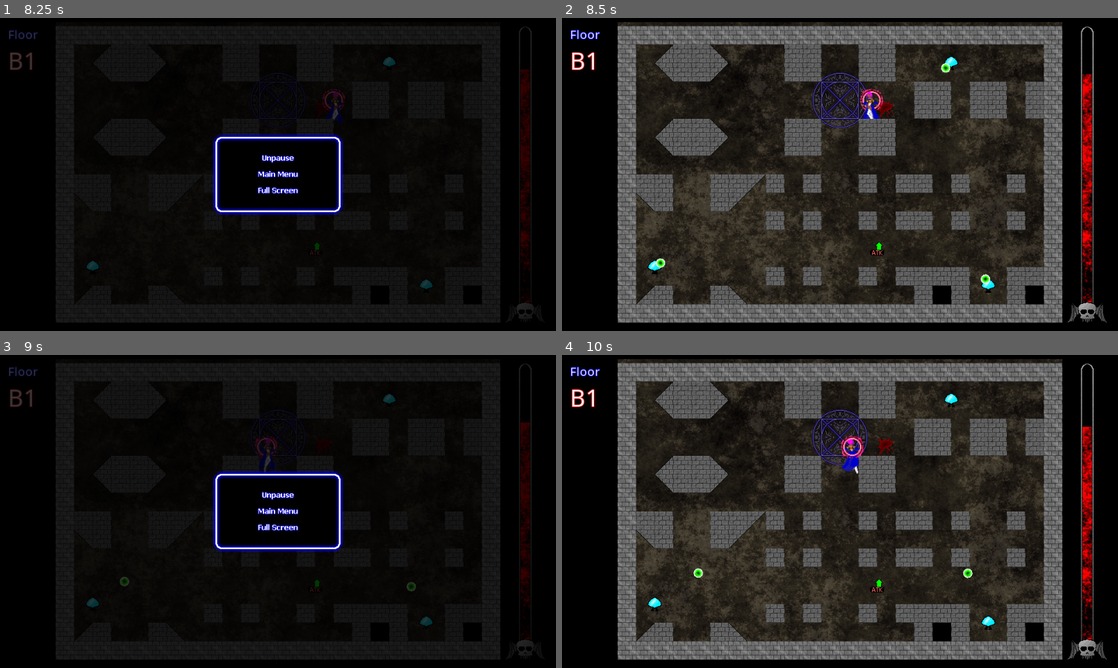
Above: before the commit, frames 1-4 (two rows, left to right).
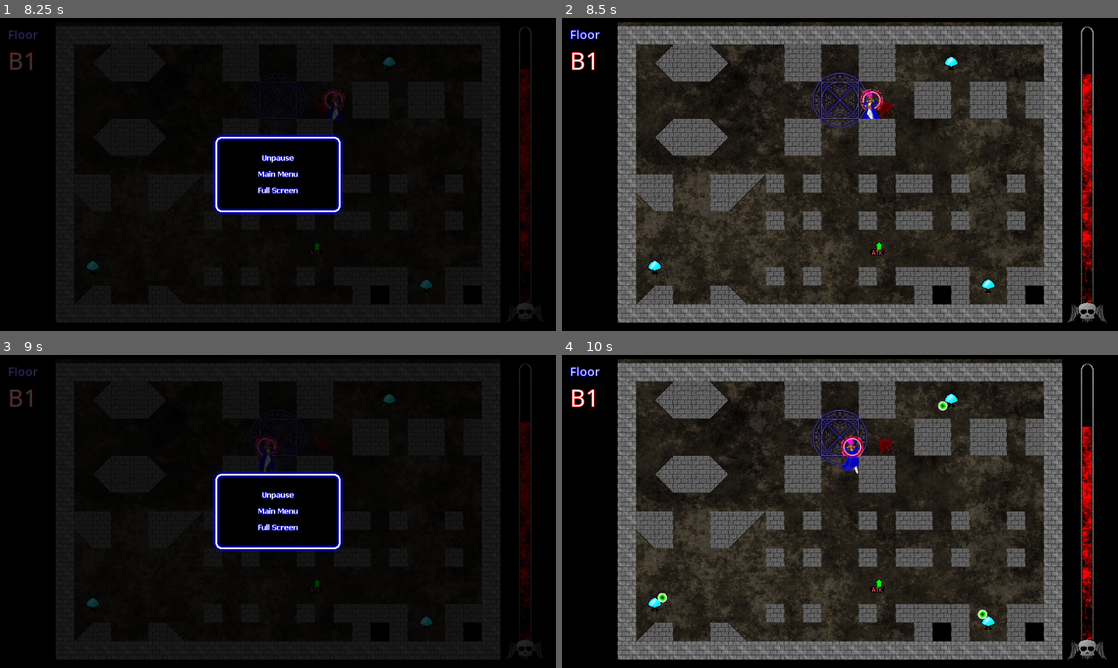
Above: after the commit, the same moments.

Repository: alpacanumerals/LD51
Game: Godot game, scene res://Title.tscn
Same seed, same stepped clock (60 frames per second), same inputs: the game is played once before the commit and once after it.
Inputs (mouse positions are in pixels of both pictures, inside the frame that each line leads up to):
- Up to frame 1 (8.25 s): click (239, 152) at 0.5 s; tap Enter at 1.25, 7.25 s; move the mouse to (400, 158) at 1.27 s; hold Right (ui_right) 1.28-2 s; tap P at 1.35, 4.35, 5.1, 5.85, 7.35, 8.1 s; click (400, 158) at 1.42 s; click (278, 190) at 2 s; click (278, 174) at 2.75 s; click (239, 152) at 3.5 s; move the mouse to (166, 190) at 4.27 s; hold Down (ui_down) 4.28-5.03 s; tap Space at 5, 8 s; move the mouse to (333, 105) at 5.02 s; hold Right (ui_right) 5.03-5.78 s; move the mouse to (250, 237) at 5.77 s; hold Up (ui_up) 5.78-6.5 s; click (250, 237) at 5.92 s; click (278, 158) at 6.5 s; move the mouse to (444, 221) at 7.27 s; hold Left (ui_left) from 7.28 s (still down); move the mouse to (111, 127) at 8.02 s
- Up to frame 2 (8.5 s): keep holding Left (ui_left)
- Up to frame 3 (9 s): move the mouse to (305, 511) at 8.77 s; release Left (ui_left) at 8.78 s; hold Down (ui_down) from 8.78 s (still down); tap P at 8.85 s; click (305, 511) at 8.92 s
- Up to frame 4 (10 s): tap Enter at 9.5 s; move the mouse to (756, 433) at 9.52 s; release Down (ui_down) at 9.53 s; hold Right (ui_right) from 9.53 s (still down); tap P at 9.6 s

Frame 1 is identical in both runs. In frame 2, 0.1% of the frame differs, in the area x 16-78%, y 14-85%; in frame 3, less than 0.1%; in frame 4, 0.2%, in the area x 17-77%, y 14-85%.

Commit message:
sadfasdf

Diff:
--- a/mobs/blob.gd
+++ b/mobs/blob.gd
@@ -6,7 +6,7 @@
 onready var play_area = get_parent()
 
 const speed = 50
-var hp = 2
+var hp = 1
 
 func _ready():
     $AnimatedSprite.play()
@@ -14,10 +14,11 @@
     connect("killed", play_area, "_on_Mob_killed")
 
 func hit():
-    sounds.sfx_hit_mob()
     hp -= 1
     if hp <= 0:
         dead()
+    else:
+        sounds.sfx_hit_mob()
 
 func dead():
     sounds.sfx_death_mob()
--- a/mobs/dome.gd
+++ b/mobs/dome.gd
@@ -9,9 +9,9 @@
 onready var play_area = get_parent()
 onready var player = get_parent().get_node("PlayerRoot")
 
-const shot_interval = 1.5
+const shot_interval = 2
 var shot_timer
-
+var hp = 1
 # initialisation for the dome.
 # starts animation, adds to the 'mob' group
 # connects the 'killed' signal to the play_area script's '_on_Mob_killed' method
@@ -35,6 +35,14 @@
     emit_signal("enemy_shoot", Bullet, direction_to_player, position)
 
 func hit():
+    hp -= 1
+    if hp <= 0:
+        dead()
+    else:
+        sounds.sfx_hit_mob()
+
+func dead():
+    sounds.sfx_death_mob()
     emit_signal("killed")
     call_deferred("queue_free")
 
--- a/mobs/tentacle.gd
+++ b/mobs/tentacle.gd
@@ -2,6 +2,7 @@
 
 signal killed
 onready var play_area = get_parent()
+var hp = 2
 
 func _ready():
     $AnimatedSprite.play()
@@ -9,6 +10,14 @@
     connect("killed", play_area, "_on_Mob_killed")
 
 func hit():
+    hp -= 1
+    if hp <= 0:
+        dead()
+    else:
+        sounds.sfx_hit_mob()
+
+func dead():
+    sounds.sfx_death_mob()
     emit_signal("killed")
     call_deferred("queue_free")
 
